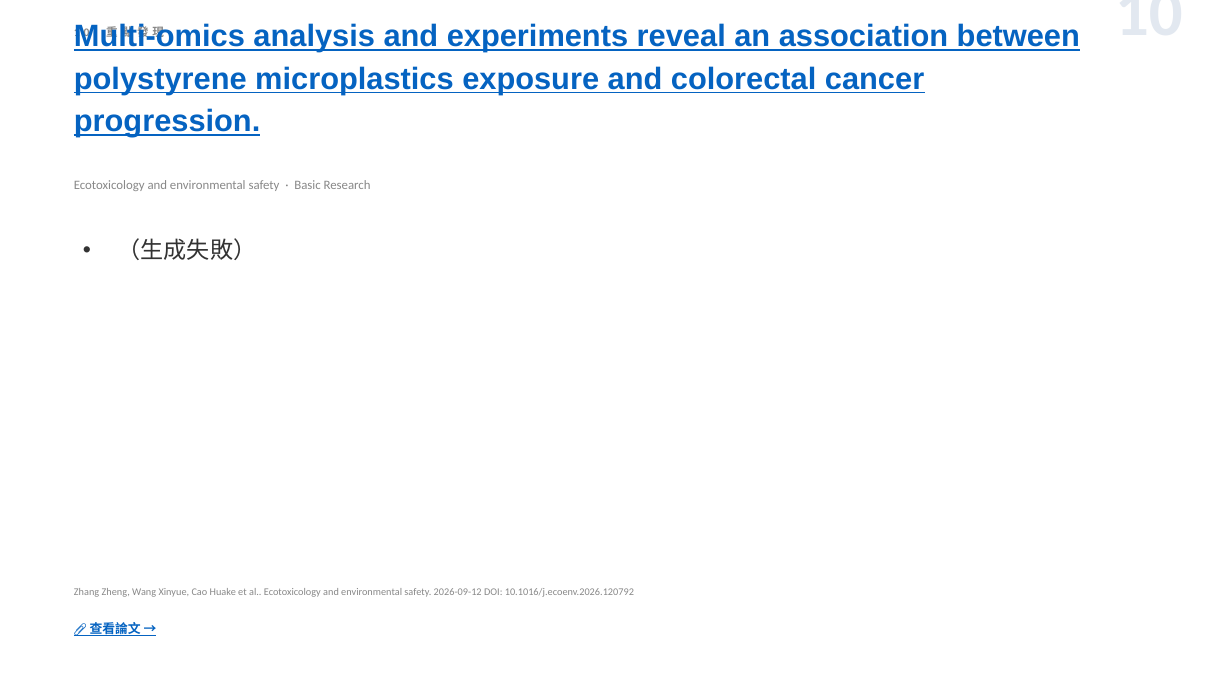
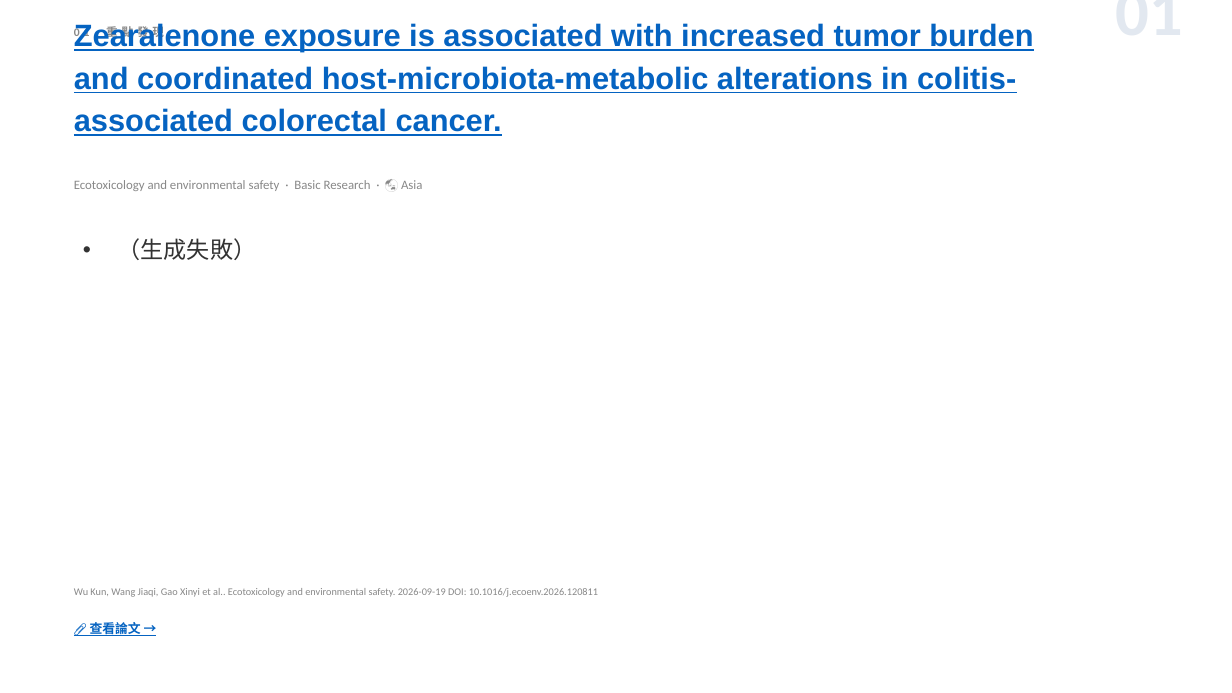
Before and after one commit to jejenhu-maker/colorectal-weekly-digest, a slide deck: slide 3 of docs/digest-zh.pptx (slide 12 before the commit). Drawn at 1232x693 pixels with LibreOffice and Linux fonts; fonts in the diff are those of the drawing. Boxes give left, top, right and bottom in pixels: in the first picture for what was removed or moved away, otherwise in the second. Text is boxed around its words. In the diff, an @@ line names an element or a change of style, - is before the commit and + after.

```diff
--- a/docs/digest-zh.pptx
+++ b/docs/digest-zh.pptx
@@ text at (74,25,164,41): text changed @@
-10 重點發現
+01 重點發現
@@ text at (74,23,1033,136): text changed @@
-Multi-omics analysis and experiments reveal an association between polystyrene microplastics exposure and colorectal cancer progression.
+Zearalenone exposure is associated with increased tumor burden and coordinated host-microbiota-metabolic alterations in colitis-associated colorectal cancer.
@@ text at (924,9,1183,9): text changed @@
-10
+01
@@ text at (74,180,422,191): text changed @@
-Ecotoxicology and environmental safety · Basic Research
+Ecotoxicology and environmental safety · Basic Research · 🌏 Asia
@@ text at (74,588,598,597): text changed @@
-Zhang Zheng, Wang Xinyue, Cao Huake et al.. Ecotoxicology and environmental safety. 2026-09-12 DOI: 10.1016/j.ecoenv.2026.120792
+Wu Kun, Wang Jiaqi, Gao Xinyi et al.. Ecotoxicology and environmental safety. 2026-09-19 DOI: 10.1016/j.ecoenv.2026.120811
```
Also in this commit, not shown: 10 other slides changed, 1 slide added, 1 slide removed, 2 other files.
